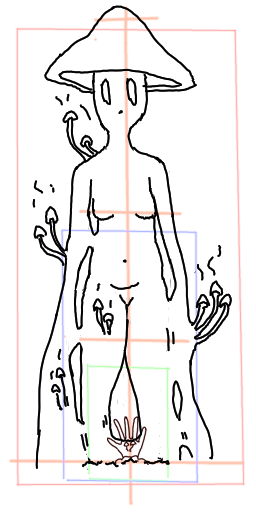
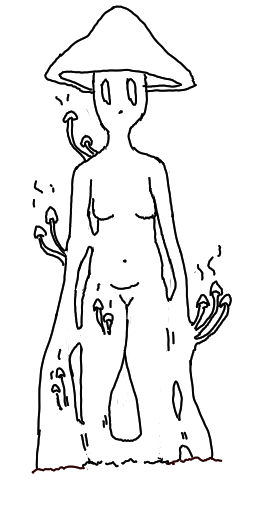
Layer changes from the first 256 × 512 image to the second:
painted on "3" over (x1=8, y1=5, x2=246, y2=506)
hid "1" over (x1=64, y1=384, x2=192, y2=506)
hid "Background" (1st of 2) over (x1=8, y1=5, x2=246, y2=506)
